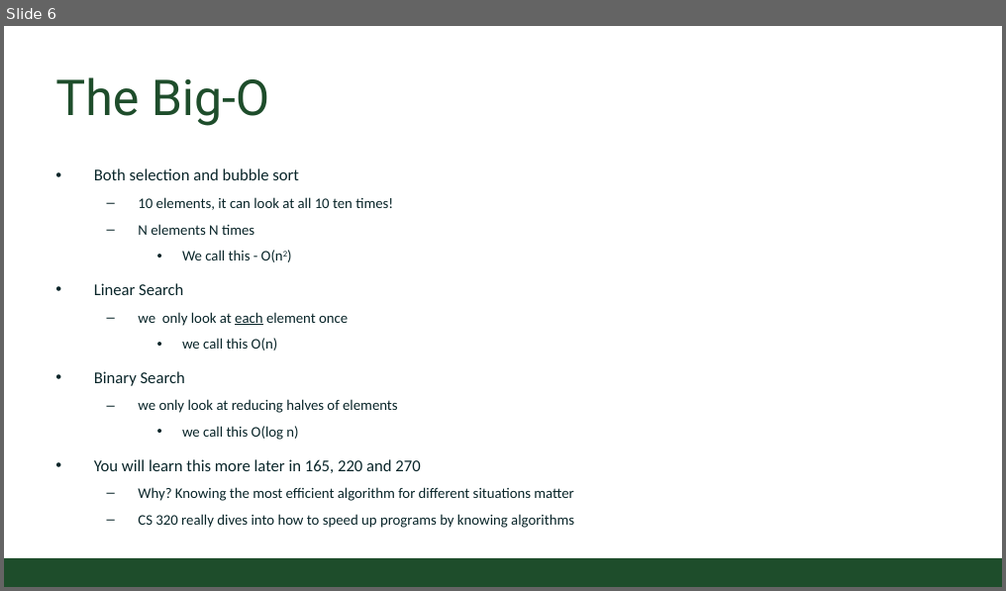
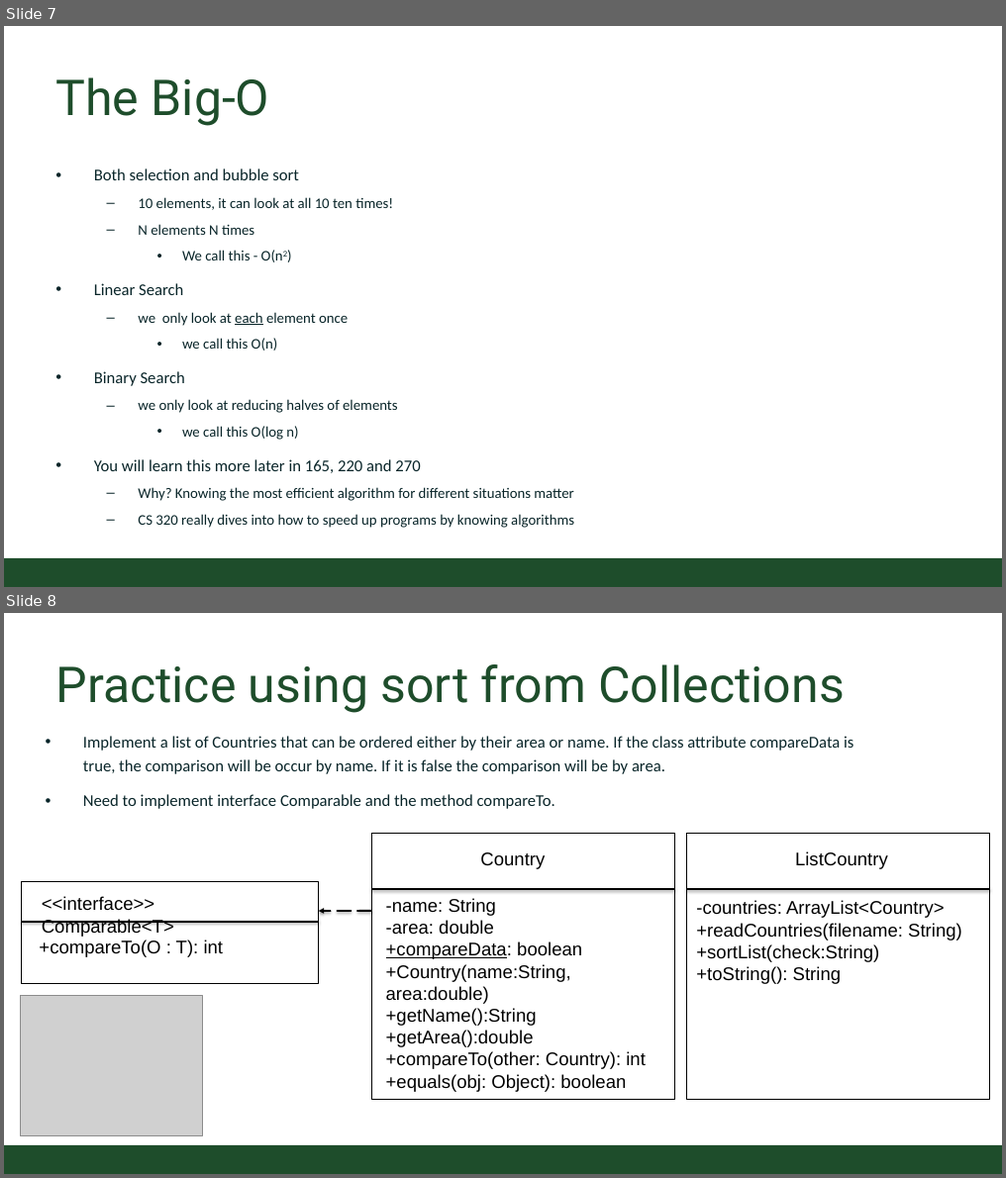
Before and after one commit to CSU-CompSci-CS163-4/Handouts, a slide deck: slides/On-Campus/14_02_SearchingAndSorting.pptx. Shown one above the other, each under a label of ours: slide 6 before the commit, slides 7 and 8 after it. The pictures are 1006x591 and 1006x1178 pixels, drawn with LibreOffice and Linux fonts; fonts in the diff are those of the drawing; grey boxes stand for pictures; background and template pictures are left out. Boxes give left, top, right and bottom in pixels: in the first picture for what was removed or moved away, otherwise in the second. Text is boxed around its words. In the diff, an @@ line names an element or a change of style, - is before the commit and + after.

Commit message:
updated Searching and sorting
Added announcements and practice

```diff
--- a/slides/On-Campus/14_02_SearchingAndSorting.pptx
+++ b/slides/On-Campus/14_02_SearchingAndSorting.pptx
@@ slide 8 added at [4,613,1002,1174], background #FFFFFF; not listed: 1 template element that a slide beside it also shows @@
@@ title added at [55,664,844,713], 54 pt, text #1E4D2B @@
+Practice using sort from Collections
@@ text added at [83,736,853,809], 18 pt, text #092529 @@
+• Implement a list of Countries that can be ordered either by their area or name. If the class attribute compareData is true, the comparison will be occur by name. If it is false the comparison will be by area.
+• Need to implement interface Comparable and the method compareTo.
@@ rectangle added at [372,834,675,1099], outline #000000 0.75 pt @@
@@ rectangle added at [686,834,989,1099], outline #000000 0.75 pt @@
@@ text added at [480,853,545,869], 20 pt, text #000000 @@
+Country
@@ text added at [795,852,888,869], 20 pt, text #000000 @@
+ListCountry
@@ line added from (372, 889) to (675, 889), #000000 2 pt @@
@@ text added at [386,898,646,1092], 20 pt, text #000000 @@
+-name: String
+-area: double
++compareData: boolean
++Country(name:String, area:double)
++getName():String
++getArea():double
++compareTo(other: Country): int
++equals(obj: Object): boolean
@@ line added from (686, 889) to (989, 889), #000000 2 pt @@
@@ text added at [696,900,962,984], 20 pt, text #000000 @@
+-countries: ArrayList<Country>
++readCountries(filename: String)
++sortList(check:String)
++toString(): String
@@ arrow added from (372, 911) to (319, 911), #000000 2 pt dashed @@
@@ group added at [21,882,319,983]: 2 texts, 1 rectangle, 1 line @@
+<<interface>> Comparable<T>
++compareTo(O : T): int
@@ picture added at [21,995,202,1136] @@
@@ what was slide 6 is now slide 7 @@
```
Also in this commit, not shown: 1 slide changed, 3 other slides added.
